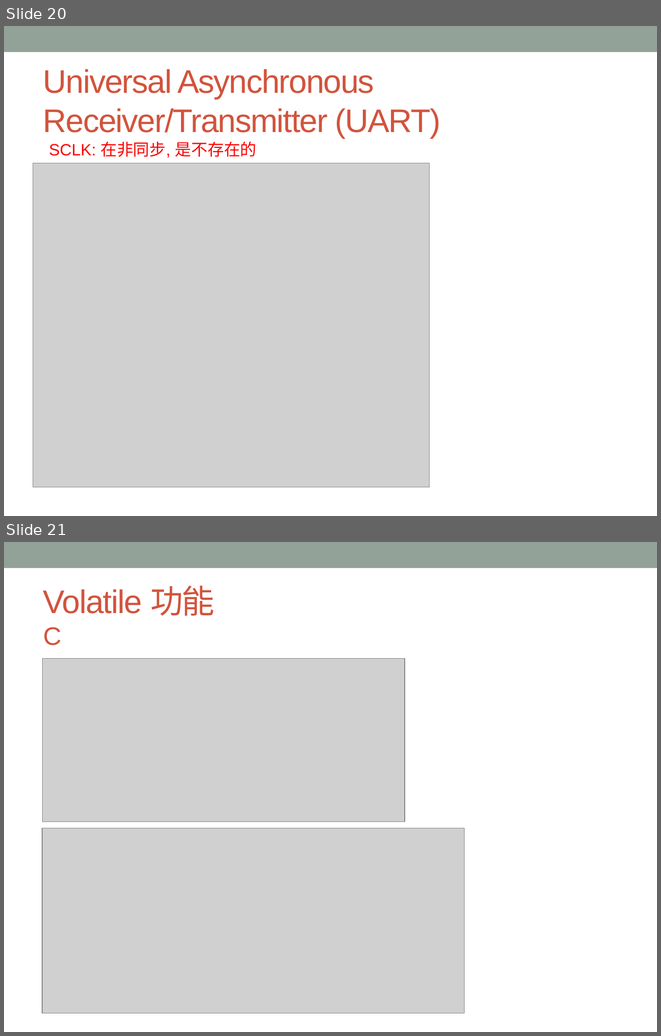
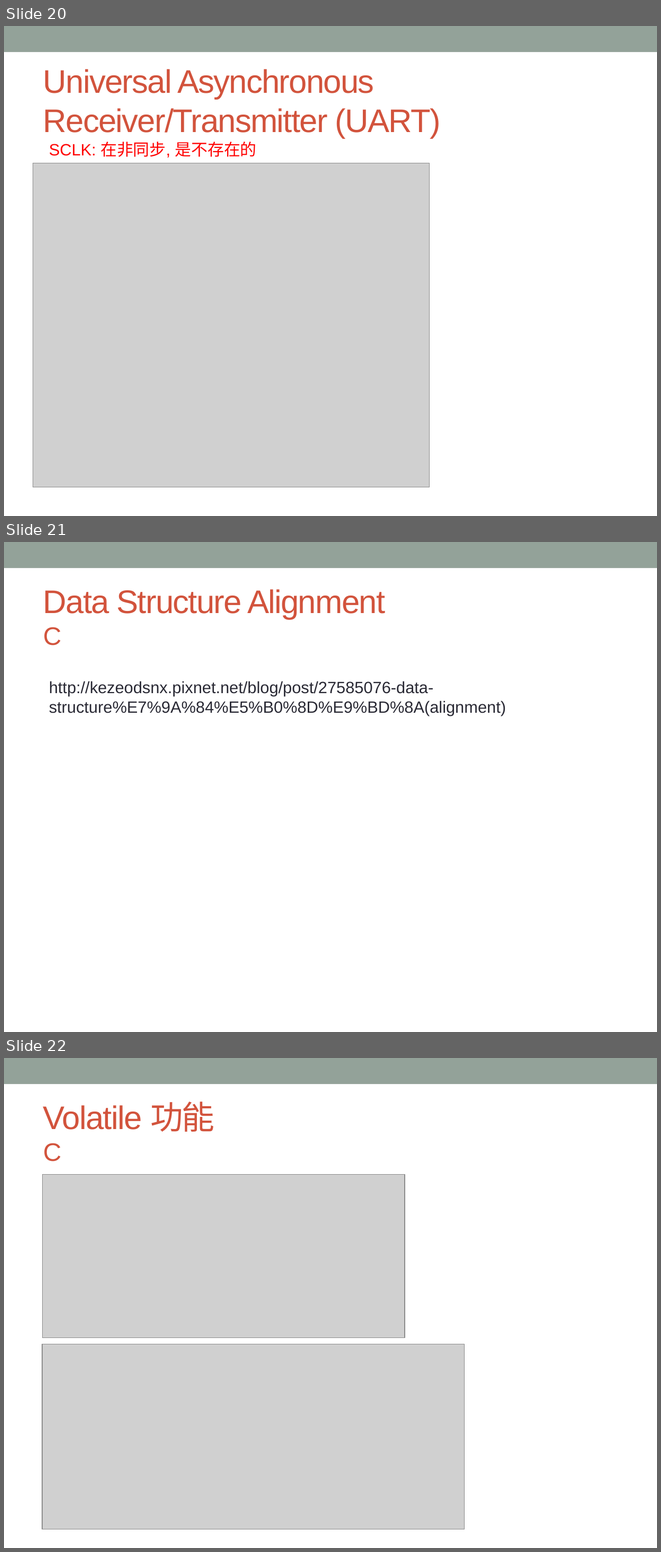
Before and after one commit to smitha1672/workspace, a slide deck: en_resume/PrepareInterview.pptx. Shown one above the other, each under a label of ours: slides 20 and 21 before the commit, slides 20, 21 and 22 after it. The pictures are 661x1036 and 661x1552 pixels, drawn with LibreOffice and Linux fonts; fonts in the diff are those of the drawing; grey boxes stand for pictures. Boxes give left, top, right and bottom in pixels: in the first picture for what was removed or moved away, otherwise in the second. Text is boxed around its words. In the diff, an @@ line names an element or a change of style, - is before the commit and + after.

```diff
--- a/en_resume/PrepareInterview.pptx
+++ b/en_resume/PrepareInterview.pptx
@@ slide 21 added at (4, 542, 657, 1032), background #FFFFFF; not listed: 1 template element that a slide beside it also shows @@
@@ title added at (43, 589, 385, 645), 36 pt, text #D2533C @@
+Data Structure Alignment
+C
@@ text added at (49, 681, 506, 716), 18 pt, text #292934 @@
+http://kezeodsnx.pixnet.net/blog/post/27585076-data-structure%E7%9A%84%E5%B0%8D%E9%BD%8A(alignment)
@@ what was slide 21 is now slide 22 @@
```
Also in this commit, not shown: 1 other file.
